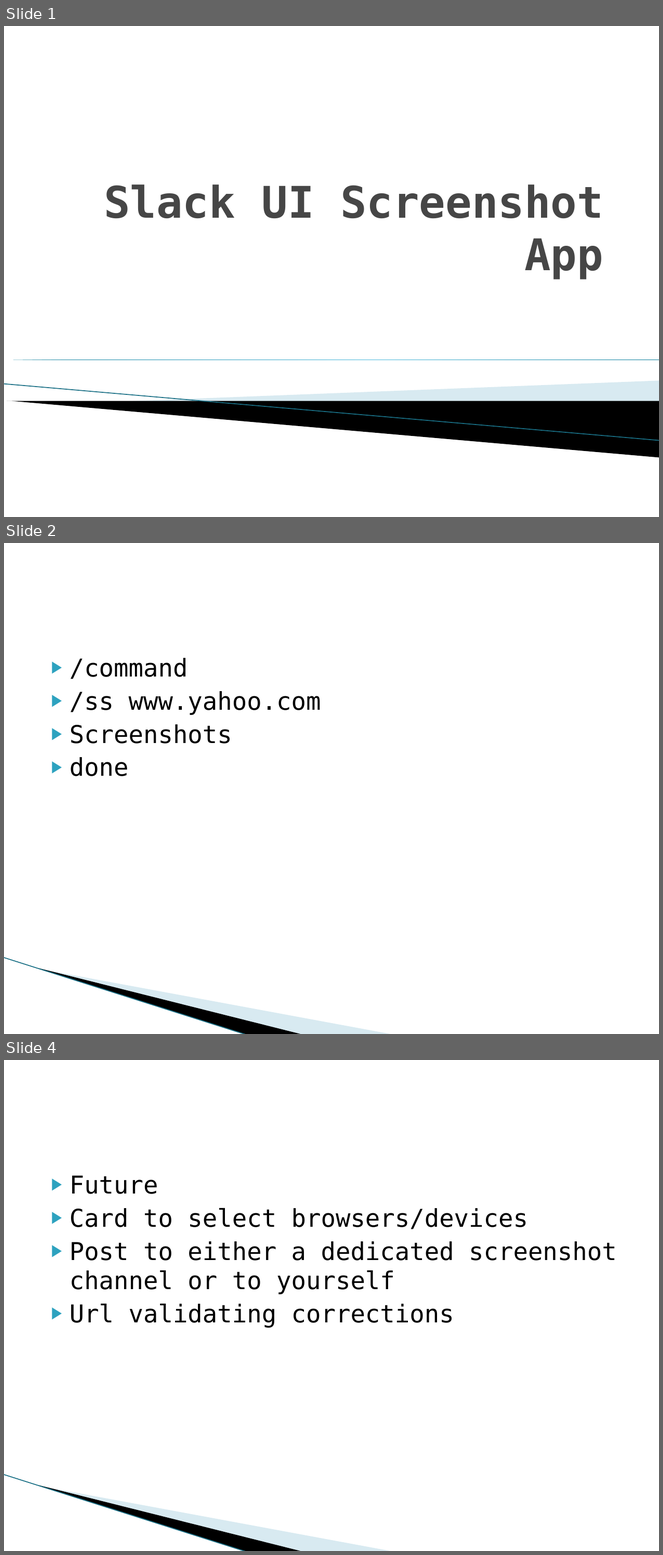
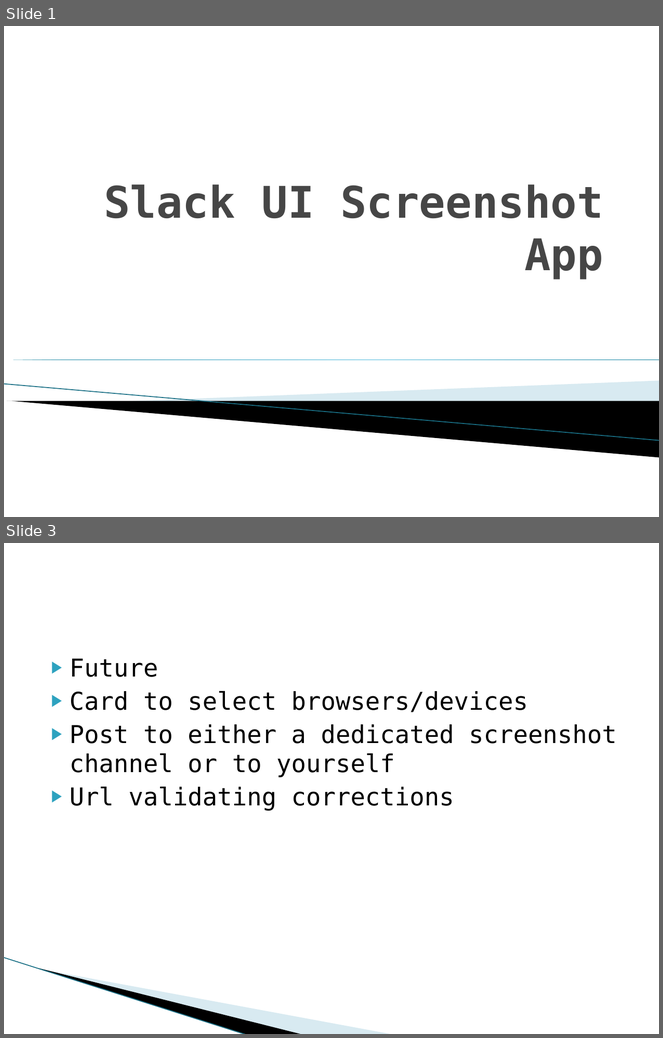
Before and after one commit to kymwei/ScreenShotAPI, a slide deck: Slack UI Screenshot App.pptx. Shown one above the other, each under a label of ours: slides 1, 2 and 4 before the commit, slides 1 and 3 after it; the slides between them are not shown. The pictures are 663x1555 and 663x1038 pixels, drawn with LibreOffice and Linux fonts; fonts in the diff are those of the drawing; background and template pictures are left out. Boxes give left, top, right and bottom in pixels: in the first picture for what was removed or moved away, otherwise in the second. Text is boxed around its words. In the diff, an @@ line names an element or a change of style, - is before the commit and + after.

Commit message:
working on powerpoint

```diff
--- a/Slack UI Screenshot App.pptx
+++ b/Slack UI Screenshot App.pptx
@@ slide 2 removed at (4, 543, 659, 1034), background #FFFFFF; not listed: 3 template elements that a slide beside it also shows @@
@@ text removed at (70, 658, 321, 776) @@
-▶ /command
-▶ /ss www.yahoo.com
-▶ Screenshots
-▶ done
@@ what was slide 4 is now slide 3 @@
```
Also in this commit, not shown: 1 slide changed.
